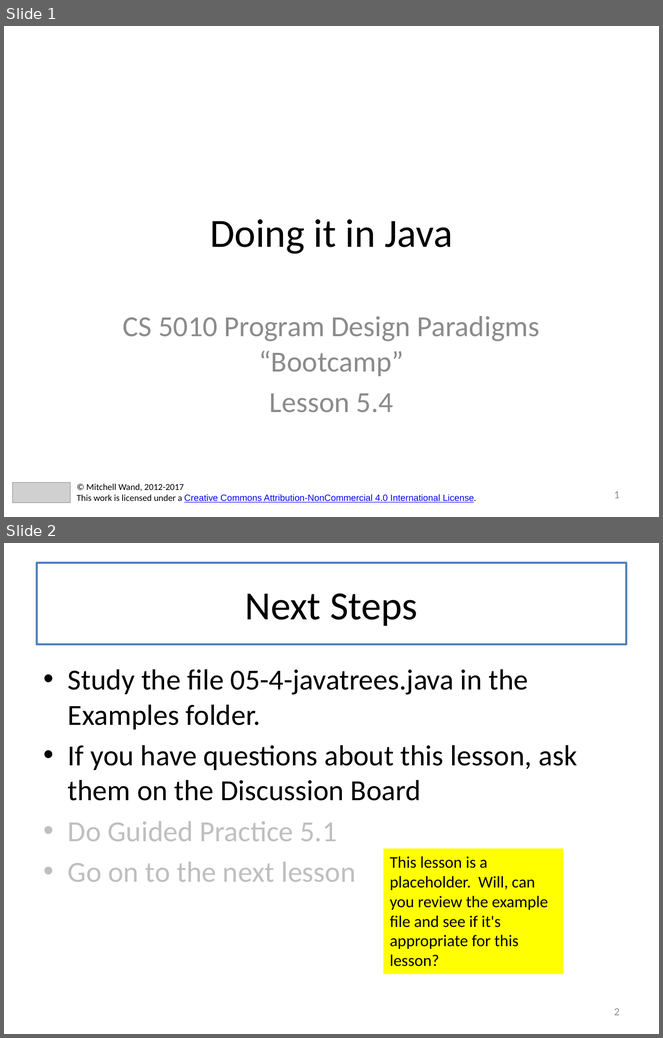
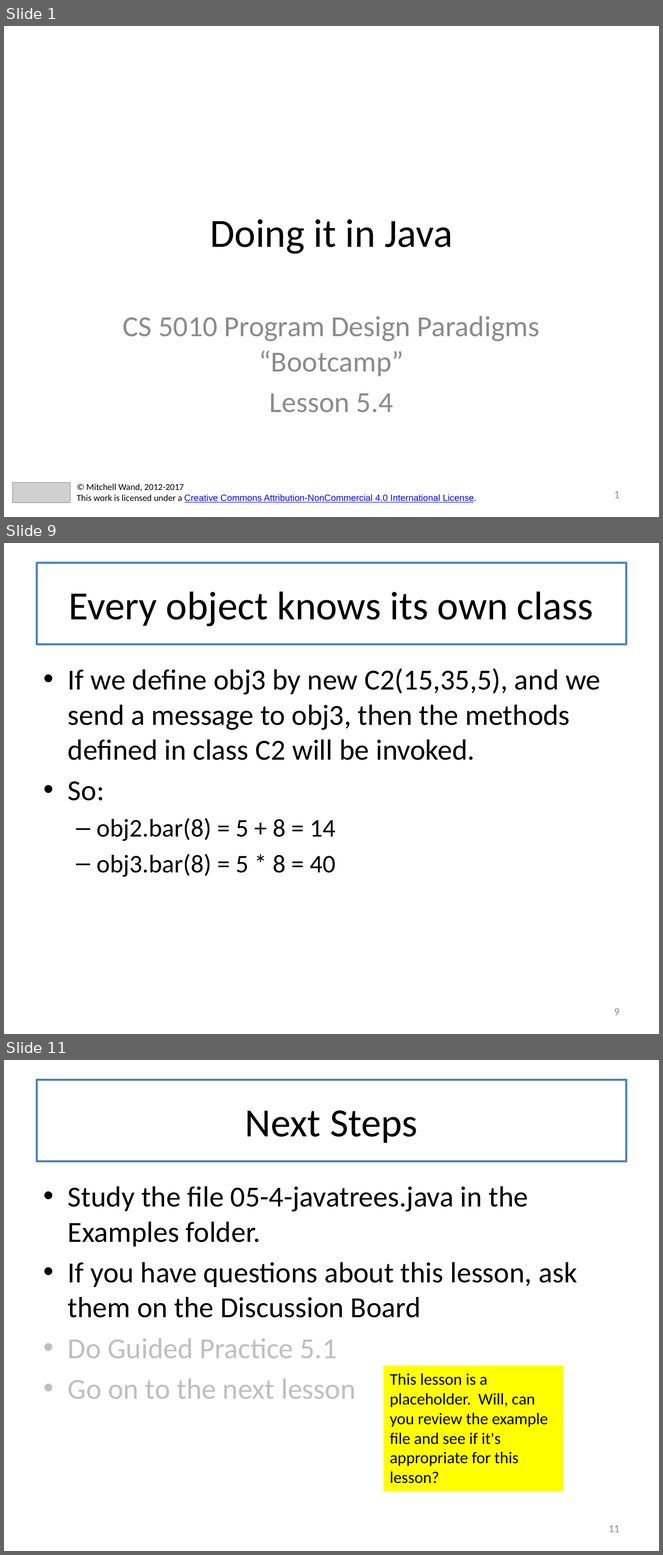
Before and after one commit to mwand/cs5010f17, a slide deck: Slides/Lesson 5.4 Doing It In Java.pptx. Shown one above the other, each under a label of ours: slides 1 and 2 before the commit, slides 1, 9 and 11 after it; the slides between them are not shown. The pictures are 663x1038 and 663x1555 pixels, drawn with LibreOffice and Linux fonts; fonts in the diff are those of the drawing; grey boxes stand for pictures. Boxes give left, top, right and bottom in pixels: in the first picture for what was removed or moved away, otherwise in the second. Text is boxed around its words. In the diff, an @@ line names an element or a change of style, - is before the commit and + after.

```diff
--- a/Slides/Lesson 5.4 Doing It In Java.pptx
+++ b/Slides/Lesson 5.4 Doing It In Java.pptx
@@ slide 9 added at (4, 543, 659, 1034), background #FFFFFF @@
@@ title added at (37, 563, 626, 644), fill #FFFFFF, outline #4F81BD 2.25 pt, 44 pt, text #000000 @@
+Every object knows its own class
@@ text added at (68, 668, 600, 877), 32 pt, text #000000 @@
+• If we define obj3 by new C2(15,35,5), and we send a message to obj3, then the methods defined in class C2 will be invoked.
+• So:
+  – obj2.bar(8) = 5 + 8 = 14
+  – obj3.bar(8) = 5 * 8 = 40
@@ page number added at (614, 1008, 620, 1016), 12 pt, text #8C8C8C @@
+9
@@ what was slide 2 is now slide 11 @@
@@ page number at (609, 1525, 620, 1533): text changed @@
-2
+11
```
Also in this commit, not shown: 8 other slides added, 4 other files.
